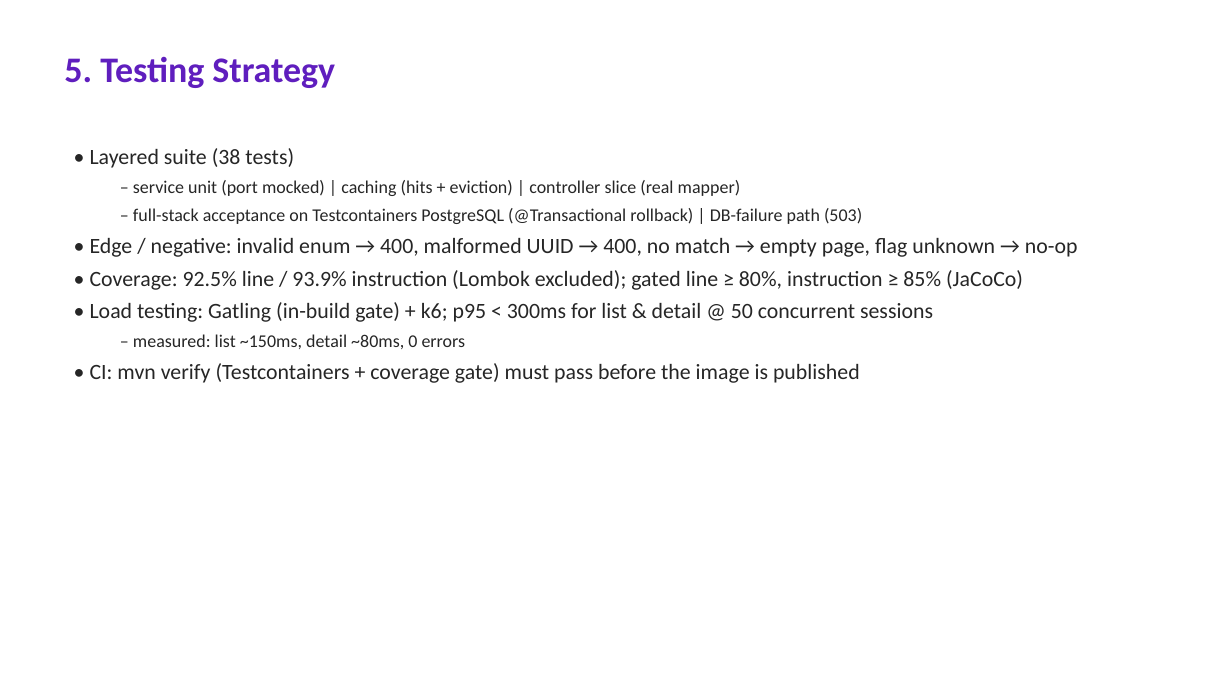
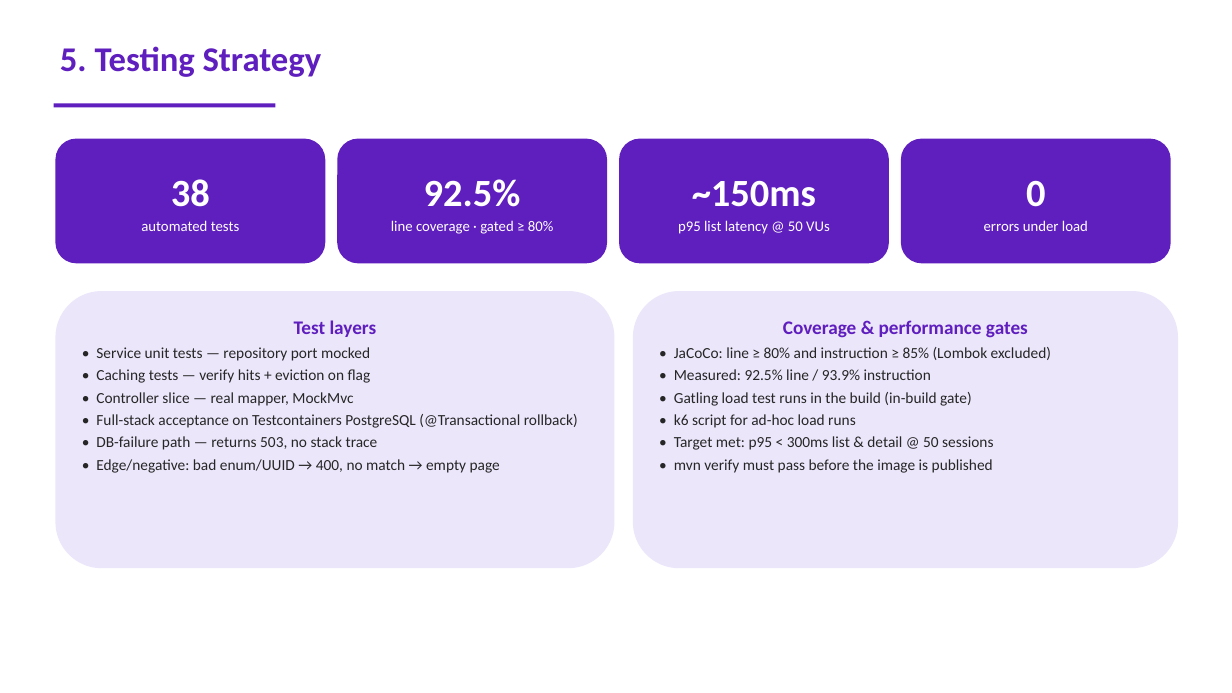
Before and after one commit to meetravig-collab/InsurancePolicyListDemo, a slide deck: slide 9 of docs/Policy-Overview-Dashboard.pptx (slide 8 before the commit). Drawn at 1232x693 pixels with LibreOffice and Linux fonts; fonts in the diff are those of the drawing. Boxes give left, top, right and bottom in pixels: in the first picture for what was removed or moved away, otherwise in the second. Text is boxed around its words. In the diff, an @@ line names an element or a change of style, - is before the commit and + after.

```diff
--- a/docs/Policy-Overview-Dashboard.pptx
+++ b/docs/Policy-Overview-Dashboard.pptx
@@ text "5. Testing Strategy": place and size @@
-text "5. Testing Strategy" at bbox=[64, 56, 335, 88]
+text "5. Testing Strategy" at bbox=[60, 46, 322, 77]
@@ text "5. Testing Strategy" at bbox=[60, 46, 322, 77]: size 28 to 27 pt @@
@@ rectangle added at bbox=[54, 104, 275, 107], fill #5F1EBE @@
@@ rounded rectangle added at bbox=[55, 139, 325, 263], fill #5F1EBE, 11.5 pt, text #FFFFFF @@
+38
+automated tests
@@ text removed at bbox=[90, 148, 1078, 383] @@
-• Layered suite (38 tests)
-  – service unit (port mocked) | caching (hits + eviction) | controller slice (real mapper)
-  – full-stack acceptance on Testcontainers PostgreSQL (@Transactional rollback) | DB-failure path (503)
-• Edge / negative: invalid enum → 400, malformed UUID → 400, no match → empty page, flag unknown → no-op
-• Coverage: 92.5% line / 93.9% instruction (Lombok excluded); gated line ≥ 80%, instruction ≥ 85% (JaCoCo)
-• Load testing: Gatling (in-build gate) + k6; p95 < 300ms for list & detail @ 50 concurrent sessions
-  – measured: list ~150ms, detail ~80ms, 0 errors
-• CI: mvn verify (Testcontainers + coverage gate) must pass before the image is published
@@ rounded rectangle added at bbox=[337, 139, 607, 263], fill #5F1EBE, 11.5 pt, text #FFFFFF @@
+92.5%
+line coverage · gated ≥ 80%
@@ rounded rectangle added at bbox=[619, 139, 889, 263], fill #5F1EBE, 11.5 pt, text #FFFFFF @@
+~150ms
+p95 list latency @ 50 VUs
@@ rounded rectangle added at bbox=[901, 139, 1171, 263], fill #5F1EBE, 11.5 pt, text #FFFFFF @@
+0
+errors under load
@@ rounded rectangle added at bbox=[55, 291, 615, 568], fill #ECE6FB, 12 pt, text #262626 @@
+Test layers
+• Service unit tests — repository port mocked
+• Caching tests — verify hits + eviction on flag
+• Controller slice — real mapper, MockMvc
+• Full-stack acceptance on Testcontainers PostgreSQL (@Transactional rollback)
+• DB-failure path — returns 503, no stack trace
+• Edge/negative: bad enum/UUID → 400, no match → empty page
@@ rounded rectangle added at bbox=[633, 291, 1178, 568], fill #ECE6FB, 12 pt, text #262626 @@
+Coverage & performance gates
+• JaCoCo: line ≥ 80% and instruction ≥ 85% (Lombok excluded)
+• Measured: 92.5% line / 93.9% instruction
+• Gatling load test runs in the build (in-build gate)
+• k6 script for ad-hoc load runs
+• Target met: p95 < 300ms list & detail @ 50 sessions
+• mvn verify must pass before the image is published
```
Also in this commit, not shown: 2 other slides changed, 4 slides added, 3 slides removed.
